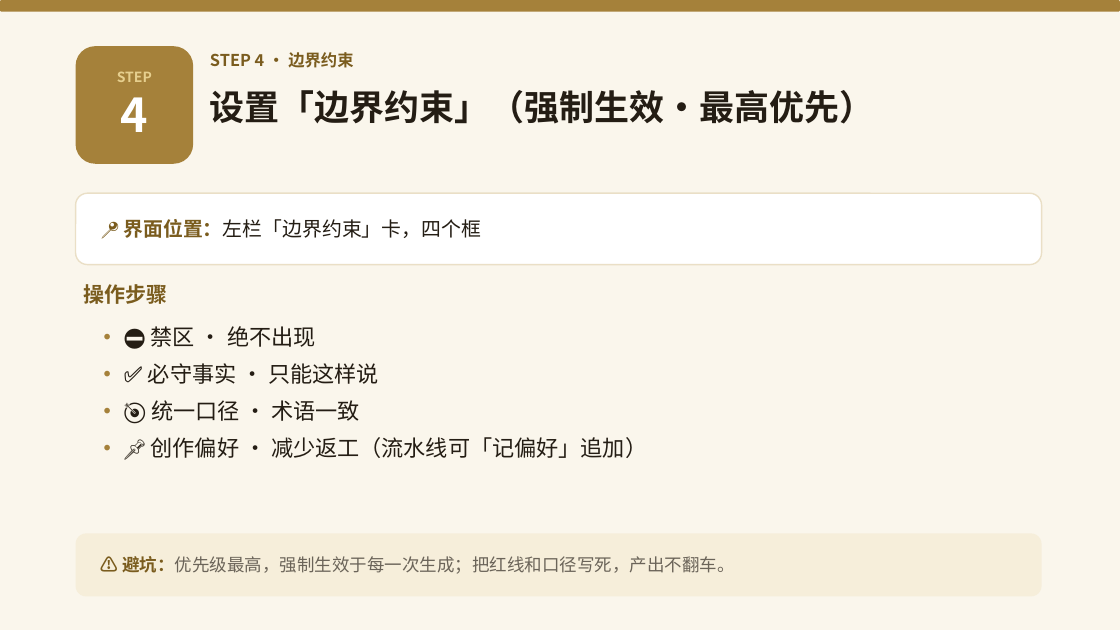
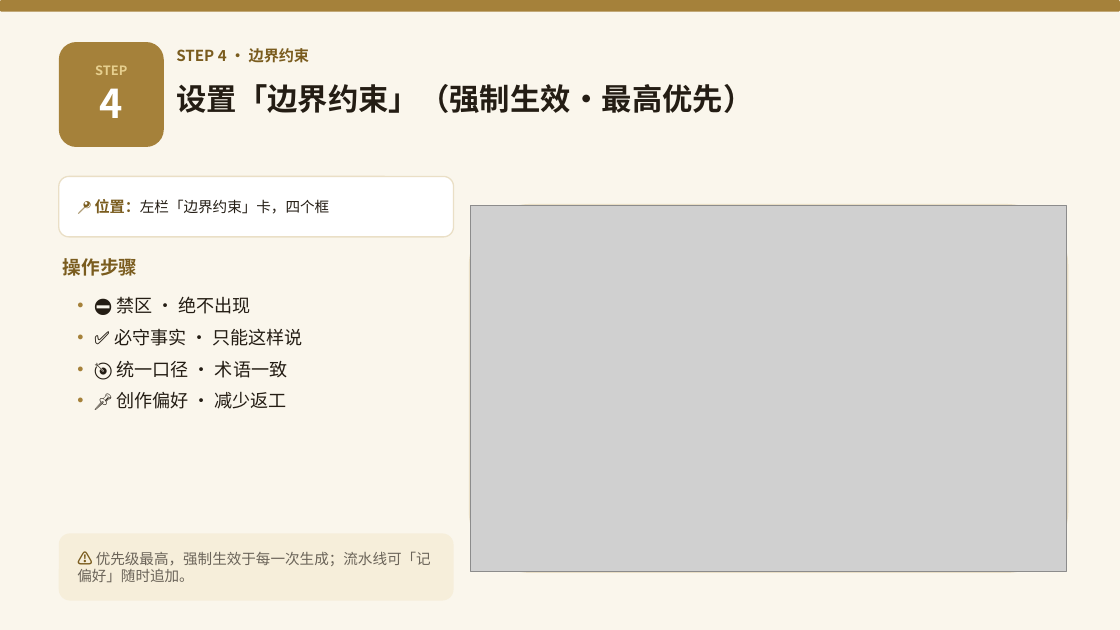
Before and after one commit to yonglin22/xhsneirongshengcheng, a slide deck: slide 8 of 教学-智能体知识库录入.pptx. Drawn at 1120x630 pixels with LibreOffice and Linux fonts; fonts in the diff are those of the drawing; grey boxes stand for pictures. Boxes give left, top, right and bottom in pixels: in the first picture for what was removed or moved away, otherwise in the second. Text is boxed around its words. In the diff, an @@ line names an element or a change of style, - is before the commit and + after.

```diff
--- a/教学-智能体知识库录入.pptx
+++ b/教学-智能体知识库录入.pptx
@@ text "STEP": place and size @@
-text "STEP" at (117,71,152,132)
+text "STEP" at (95,65,127,118)
@@ text "STEP" at (95,65,127,118): size 12 to 11 pt in "STEP"; size 40 to 34 pt in "4" @@
@@ rounded rectangle: place and size @@
-rounded rectangle at (76,46,193,164)
+rounded rectangle at (59,42,164,147)
@@ text "STEP 4 · 边界约束": place and size @@
-text "STEP 4 · 边界约束" at (210,52,353,68)
+text "STEP 4 · 边界约束" at (176,48,310,63)
@@ text "STEP 4 · 边界约束" at (176,48,310,63): size 14 to 13 pt @@
@@ text "设置「边界约束」（强制生效·最高优先）": place and size @@
-text "设置「边界约束」（强制生效·最高优先）" at (210,90,875,124)
+text "设置「边界约束」（强制生效·最高优先）" at (176,84,753,113)
@@ text "设置「边界约束」（强制生效·最高优先）" at (176,84,753,113): size 30 to 26 pt @@
@@ rounded rectangle: place and size @@
-rounded rectangle at (76,193,1042,265)
+rounded rectangle at (59,176,454,237)
@@ rounded rectangle at (59,176,454,237): outline #EADFC6 1.2 pt to #EADFC6 1.1 pt @@
@@ text at (95,199,329,214): text changed; size 17 to 12.5 pt @@
-📍 界面位置：左栏「边界约束」卡，四个框
+📍 位置：左栏「边界约束」卡，四个框
@@ rounded rectangle added at (470,205,1068,573), fill #FFFFFF, outline #EADFC6 1.2 pt @@
@@ picture added at (471,206,1067,572) @@
@@ text "操作步骤": place and size @@
-text "操作步骤" at (84,284,168,304)
+text "操作步骤" at (63,258,137,276)
@@ text "操作步骤" at (63,258,137,276): size 18 to 16 pt @@
@@ text "• ⛔ 禁区 · 绝不出现": place and size @@
-text "• ⛔ 禁区 · 绝不出现" at (148,326,647,458)
+text "• ⛔ 禁区 · 绝不出现" at (114,296,302,409)
@@ text at (114,296,302,378): size 19 to 16 pt in "•", "•", "•"; size 19 to 15.5 pt in "⛔ 禁区 · 绝不出现", "✅ 必守事实 · 只能这样说", "🎯 统一口径 · 术语一致"; less space between paragraphs @@
@@ text at (116,392,287,409): text changed; size 19 to 15.5 pt @@
-• 📌 创作偏好 · 减少返工（流水线可「记偏好」追加）
+• 📌 创作偏好 · 减少返工
@@ rounded rectangle: place and size @@
-rounded rectangle at (76,534,1042,597)
+rounded rectangle at (59,534,454,601)
@@ text at (77,551,431,582): text changed; size 15 to 12.5 pt @@
-⚠ 避坑：优先级最高，强制生效于每一次生成；把红线和口径写死，产出不翻车。
+⚠ 优先级最高，强制生效于每一次生成；流水线可「记偏好」随时追加。
```
Also in this commit, not shown: 10 other slides changed, 1 slide added.
